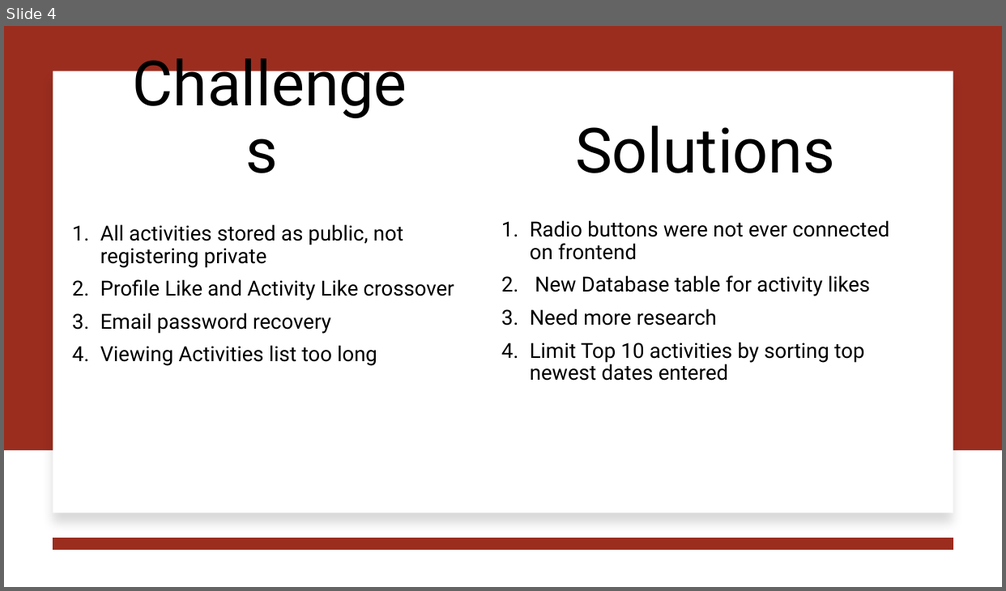
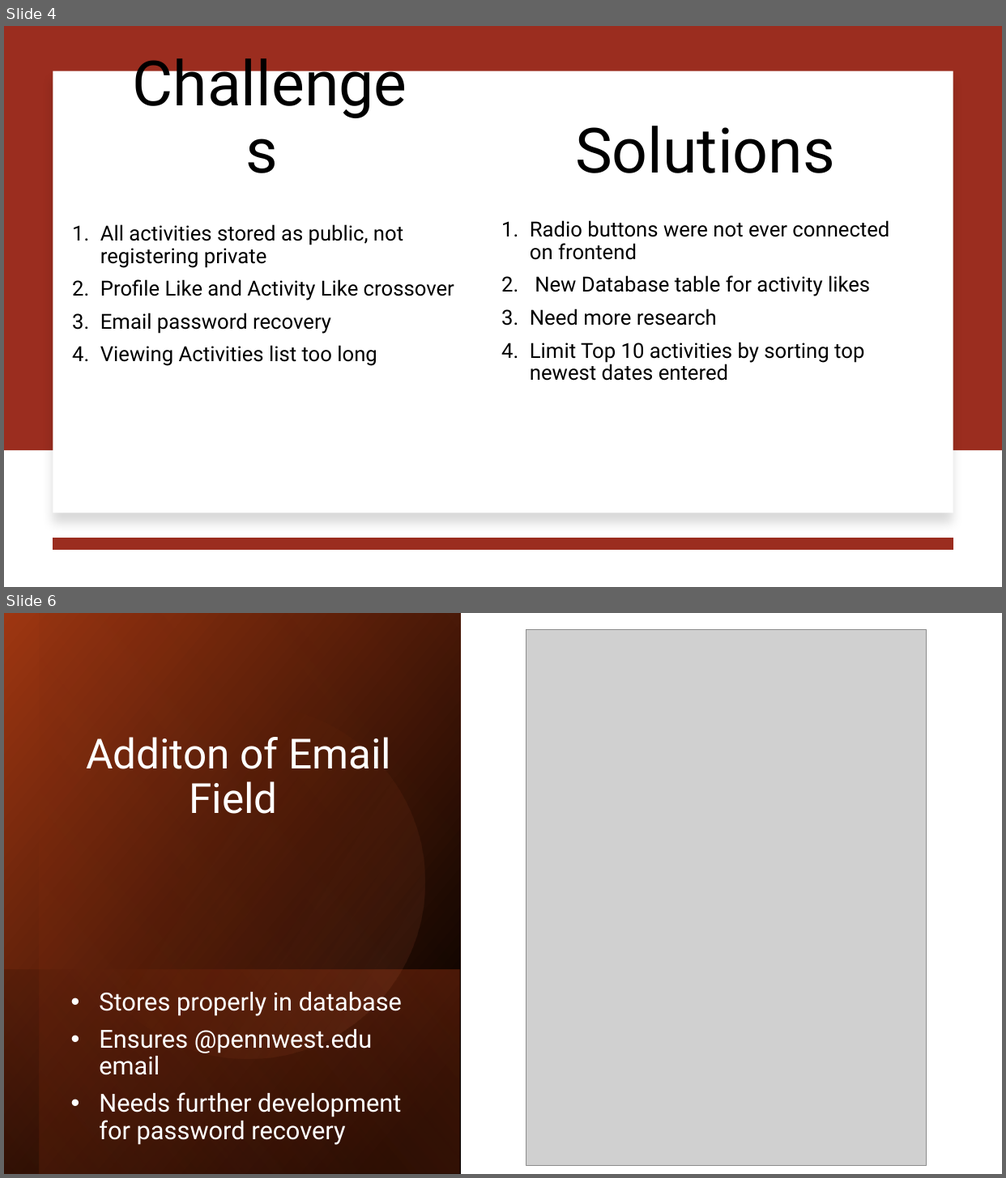
Before and after one commit to jjdeuce06/VulcanActivityTracker, a slide deck: Documentation/Weekly Report/week6/CMSC-4920-Group2-Week6.pptx. Shown one above the other, each under a label of ours: slide 4 before the commit, slides 4 and 6 after it; the slides between them are not shown. The pictures are 1006x591 and 1006x1178 pixels, drawn with LibreOffice and Linux fonts; fonts in the diff are those of the drawing; grey boxes stand for pictures. Boxes give left, top, right and bottom in pixels: in the first picture for what was removed or moved away, otherwise in the second. Text is boxed around its words. In the diff, an @@ line names an element or a change of style, - is before the commit and + after.

```diff
--- a/Documentation/Weekly Report/week6/CMSC-4920-Group2-Week6.pptx
+++ b/Documentation/Weekly Report/week6/CMSC-4920-Group2-Week6.pptx
@@ slide 6 added at <box>4,613,1002,1174</box>, background #FFFFFF @@
@@ rectangle added at <box>4,613,461,1174</box>, fill gradient #000000 to #9E3611 @@
@@ rectangle added at <box>40,613,461,1174</box>, fill gradient #000000 to #D34817 @@
@@ picture added at <box>526,630,926,1166</box> @@
@@ ellipse added at <box>40,673,457,1090</box>, fill gradient #D34817 to #EF8C6A @@
@@ title added at <box>86,737,391,814</box>, 40 pt, text #FFFFFF @@
+Additon of Email Field
@@ rectangle added at <box>4,969,460,1174</box>, fill gradient #D34817 to #000000 @@
@@ text added at <box>99,992,402,1145</box>, 24 pt, text #FFFFFF @@
+• Stores properly in database
+• Ensures @pennwest.edu email
+• Needs further development for password recovery
```
Also in this commit, not shown: 4 slides changed, 2 other slides added, 1 other file.
